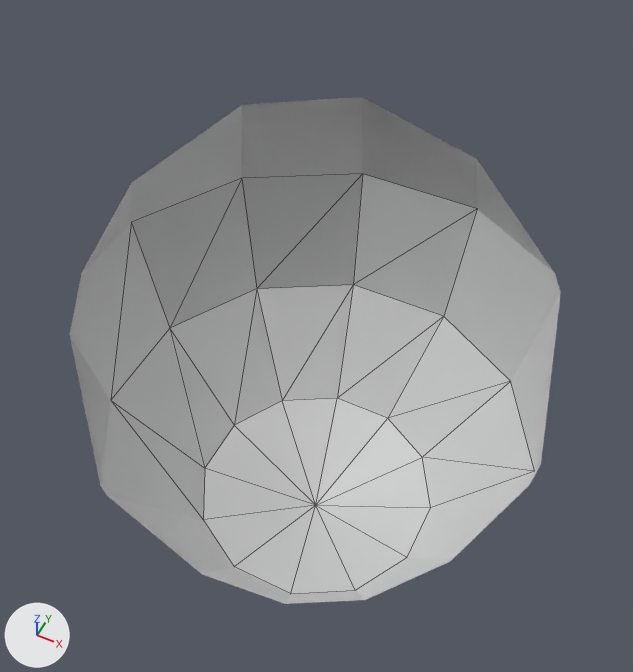
The COLLADA model src/Content/coconut.dae as it was, and as the next commit left it.
The view is the same before and after, from a 50 mm lens placed at (0.477, -0.444, 1.215), pointed at (-0.005, 0.519, 0.012). Arrows for +X, +Y and +Z are at lower left; the lights stay in place. Mesh edges are drawn as thin lines. Everything nearer to the camera than a plane just in front of the edit is cut away. Where no turn or scale is listed for an object, it has been applied to the vertices.
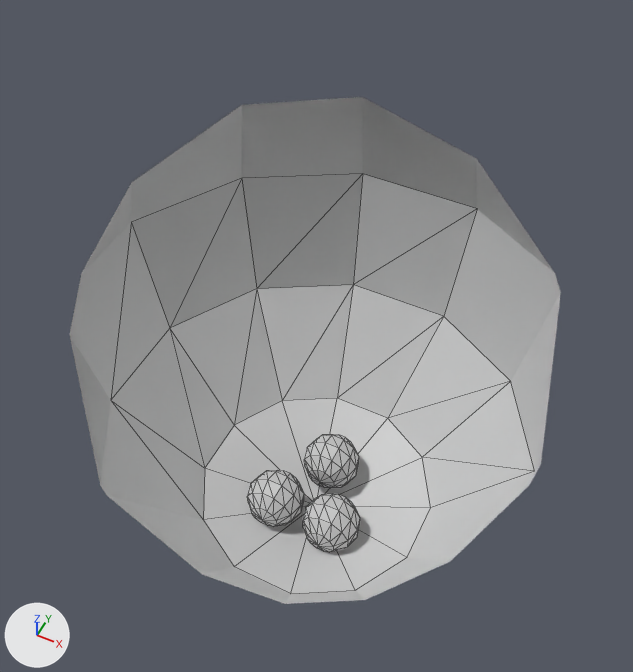
Commit message: fixed coconut

The change in detail:
Mesh me_mesh_3 is new.
It is a UV sphere (12 segments, 6 rings, poles along y) spanning x -0.0625..0.0625, y 0.525..0.65, z -0.55..-0.425.
It uses material mat_material_0 (its picture is missing).
Mesh me_mesh_2 is new.
It is a UV sphere (12 segments, 6 rings, poles along y) spanning x 0.0062..0.1312, y 0.3812..0.5062, z -0.55..-0.425.
It uses material mat_material_0 (its picture is missing).
Mesh me_mesh_1 is new.
It is a UV sphere (12 segments, 6 rings, poles along y) spanning x -0.1312..-0.0062, y 0.3812..0.5062, z -0.55..-0.425.
It uses material mat_material_0 (its picture is missing).
Object 'sphere.003' (ob_sphere_003) is new; it shows me_mesh_3.
Its location is (0.0, 0.0, 0.0).
Object 'sphere.002' (ob_sphere_002) is new; it shows me_mesh_2.
Its location is (0.0, 0.0, 0.0).
Object 'sphere.001' (ob_sphere_001) is new; it shows me_mesh_1.
Its location is (0.0, 0.0, 0.0).

Where the change shows, as pixel boxes (x1, y1, x2, y2) in the pictures (633 x 672 px):
'sphere.002', added: after (303, 494, 360, 552)
'sphere.001', added: after (247, 470, 304, 527)
'sphere.003', added: after (304, 435, 359, 488)
